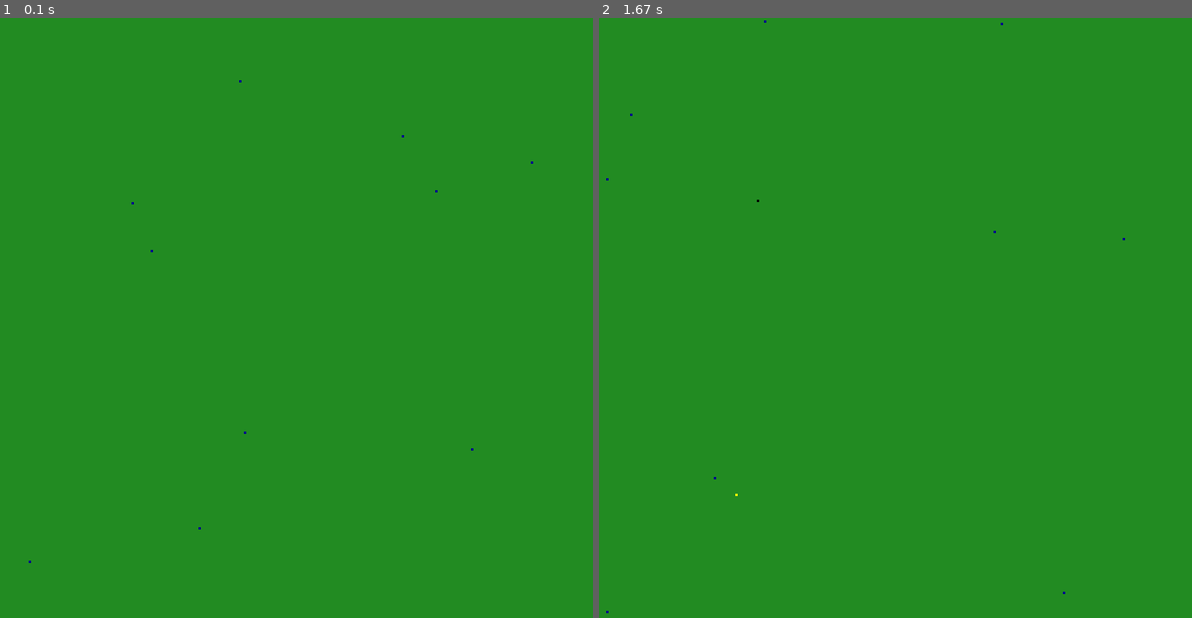
Above: before the commit, frames 1-2 (left to right).
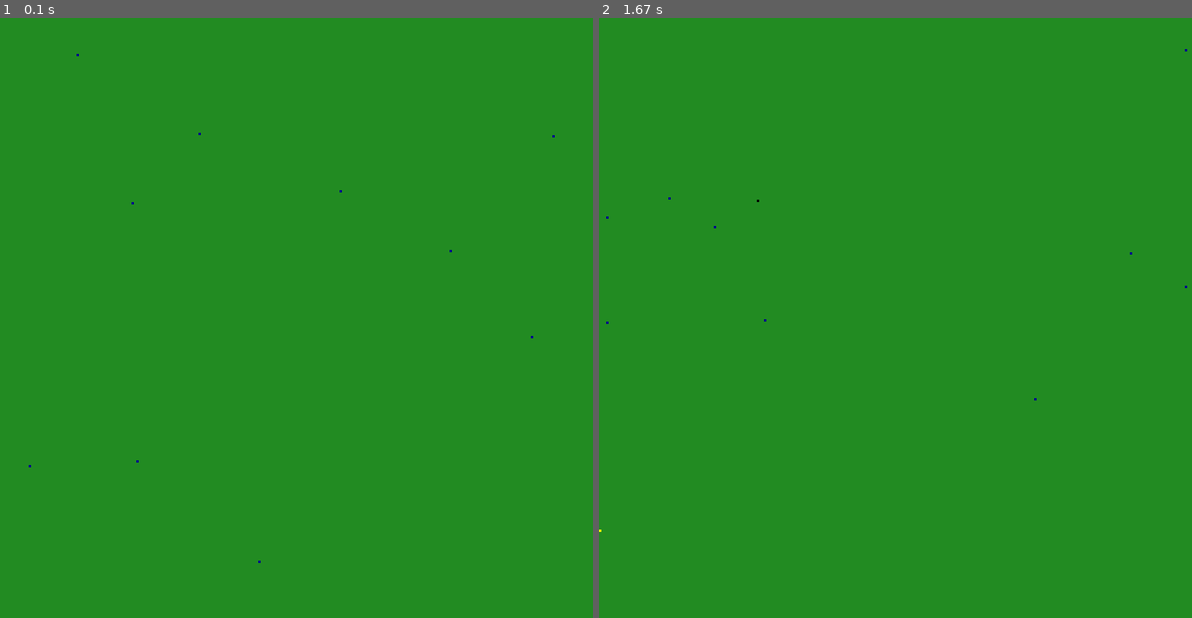
Above: after the commit, the same moments.

Repository: markus-brln/BachelorThesisForestFireControl
Game: pygame game, started from gui/main.py
The game is run twice, just before and just after one commit, with the same random seed, the same clock (stepped at 60 frames per second) and the same inputs.
Inputs (mouse positions are in pixels of both pictures, inside the frame that each line leads up to):
- Up to frame 1 (0.1 s): no input
- Up to frame 2 (1.67 s): tap Enter at 0.33 s; tap Space at 0.67 s; move the mouse to (759, 198) at 1.1 s; click (759, 198) at 1.33 s

The runs differ from the first frame. In frame 1, less than 0.1% of the frame differs, in the area x 4-94%, y 5-91%; in frame 2, less than 0.1%, in the area x 0-100%, y 0-100%.

Commit message:
remoddled agent spawn locations around centre

Diff:
--- a/gui/Model/environment.py
+++ b/gui/Model/environment.py
@@ -220,14 +220,37 @@
 
   def get_random_position(self, id):
     if id == 1: ## top left
-      return random.randint(0, int((self.size - self.radius) / 2)), random.randint(int((self.size / 2) + self.radius), (self.size - 1))
+      x = random.randint(0, int(self.size / 2))
+      y = random.randint(int(self.size / 2), (self.size - 1))
+      while(x > (int(self.size / 2) - self.radius) and y < int(self.size / 2) + self.radius): ##within radius
+        x = random.randint(0, int(self.size / 2))
+        y = random.randint(int(self.size / 2), (self.size - 1))
+      return (x, y)
+
     elif id == 2: ##top right
-      return random.randint(int((self.size / 2) + self.radius), (self.size - 1)), random.randint(int((self.size / 2) + self.radius), (self.size - 1))
+      x = random.randint(int(self.size / 2), (self.size - 1))
+      y = random.randint(int(self.size / 2), (self.size - 1))
+      while(x < (int(self.size / 2) + self.radius) and y < (int(self.size / 2) + self.radius)): ##within centre radius
+        x = random.randint(int(self.size / 2), (self.size - 1))
+        y = random.randint(int(self.size / 2), (self.size - 1))
+      return (x, y)
+
     elif id == 3: ##bottom left
-      return random.randint(0, int((self.size - self.radius) / 2)), random.randint(0, int((self.size - self.radius) / 2))
+      x = random.randint(0, int(self.size / 2))
+      y = random.randint(0, int(self.size / 2))
+      while (x > (int(self.size / 2) - self.radius) and y > (int(self.size / 2)  - self.radius)):  ##within centre radius
+        x = random.randint(0, int(self.size / 2))
+        y = random.randint(0, int(self.size / 2))
+      return (x, y)
+
     elif id == 4: ##bottom right
-      return random.randint(int((self.size / 2) + self.radius), (self.size - 1)), random.randint(0,int((self.size - self.radius) / 2))
-    print("agentID out of bounds!")
+      x = random.randint(int(self.size / 2), self.size - 1)
+      y = random.randint(0, int(self.size / 2))
+      while (x < int(self.size / 2) + self.radius and y > int(self.size / 2) - self.radius):  ##within centre radius
+        x = random.randint(int(self.size / 2), self.size - 1)
+        y = random.randint(0, int(self.size / 2))
+      return (x, y)
+    print("error placing agent!")
     return
 
   def is_firebreak(self, position):
--- a/gui/main.py
+++ b/gui/main.py
@@ -19,7 +19,7 @@
   # Environment parameters
   size = 251
   nr_of_agents = 10
-  agentRadius = 40
+  agentRadius = 50
   block_size_in_pixels = int(880 / size)
 
 
